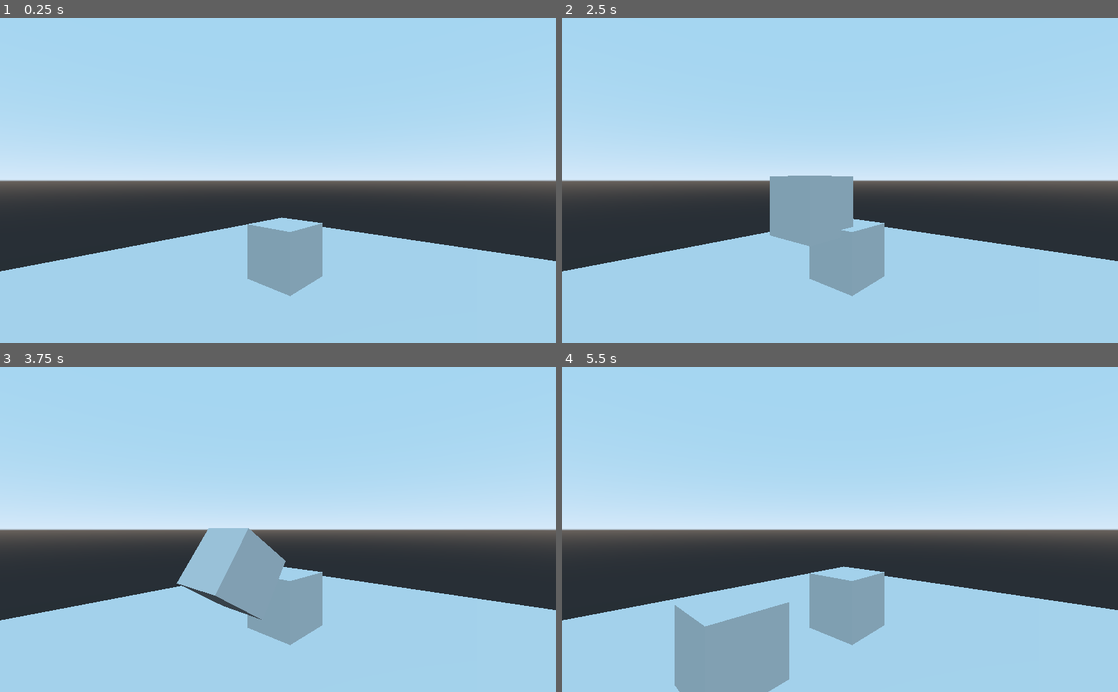
Above: before the commit, frames 1-4 (two rows, left to right).
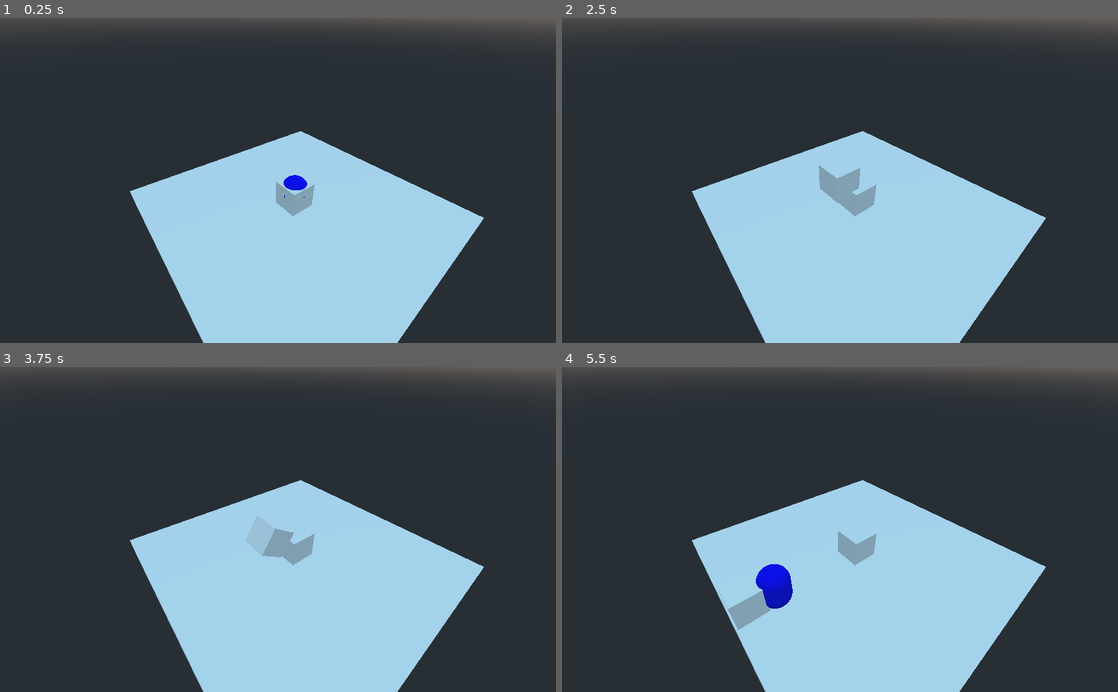
Above: after the commit, the same moments.

Repository: LankyWhisper624/GMTK-Game-Jam-2021
Game: Godot game, scene res://test.tscn
The game is run twice, just before and just after one commit, with the same random seed, the same clock (stepped at 60 frames per second) and the same inputs.
Inputs:
- Up to frame 1 (0.25 s): no input
- Up to frame 2 (2.5 s): tap Enter at 0.5 s; hold D (move_right, bound only after the commit) 0.53-1.28 s; hold S (move_backward, bound only after the commit) 1.28-2.03 s; hold D (move_right, bound only after the commit) from 2.03 s (still down)
- Up to frame 3 (3.75 s): release D (move_right, bound only after the commit) at 2.78 s; hold W (move_forward, bound only after the commit) 2.78-3.53 s; hold A (move_left, bound only after the commit) from 3.53 s (still down)
- Up to frame 4 (5.5 s): release A (move_left, bound only after the commit) at 5.03 s; hold S (move_backward, bound only after the commit) from 5.03 s (still down)

The runs differ from the first frame. In frame 1, 78% of the frame differs, in the area x 0-100%, y 0-100%; in frame 2, 78%; in frame 3, 77%; in frame 4, 80%.

Commit message:
Added a moving player.
A moving player is added.

Diff:
--- /dev/null
+++ b/Camera.gd
@@ -0,0 +1,16 @@
+extends Camera
+
+
+# Declare member variables here. Examples:
+# var a = 2
+# var b = "text"
+
+
+# Called when the node enters the scene tree for the first time.
+func _ready():
+	pass # Replace with function body.
+
+
+# Called every frame. 'delta' is the elapsed time since the previous frame.
+func _process(delta):
+	pass
--- /dev/null
+++ b/blue_player.tres
@@ -0,0 +1,4 @@
+[gd_resource type="SpatialMaterial" format=2]
+
+[resource]
+albedo_color = Color( 0, 0, 1, 1 )
--- /dev/null
+++ b/player.gd
@@ -0,0 +1,28 @@
+extends Spatial
+
+var speed = 0.25
+
+
+# Called when the node enters the scene tree for the first time.
+func _process(delta):
+	var velocity = Vector3.ZERO
+	if Input.is_action_pressed("move_left"):
+		velocity.z += 1;
+	if Input.is_action_pressed("move_right"):
+		velocity.z -= 1;
+	if Input.is_action_pressed("move_forward"):
+		velocity.x -= 1;
+	if Input.is_action_pressed("move_backward"):
+		velocity.x += 1;
+	if Input.is_action_pressed("move_up"):
+		velocity.y += 1;
+	if Input.is_action_pressed("move_down"):
+		velocity.y -= 1;
+	if velocity.length() > 0:
+		velocity = velocity.normalized() * speed;
+
+	translate(velocity)
+
+# Called every frame. 'delta' is the elapsed time since the previous frame.
+#func _process(delta):
+#	pass
--- /dev/null
+++ b/player.tscn
@@ -0,0 +1,20 @@
+[gd_scene load_steps=4 format=2]
+
+[ext_resource path="res://blue_player.tres" type="Material" id=1]
+
+[sub_resource type="CapsuleShape" id=1]
+
+[sub_resource type="CapsuleMesh" id=2]
+
+[node name="Spatial" type="Spatial"]
+
+[node name="KinematicBody" type="KinematicBody" parent="."]
+
+[node name="CollisionShape" type="CollisionShape" parent="KinematicBody"]
+transform = Transform( 1, 0, 0, 0, -4.37114e-08, -1, 0, 1, -4.37114e-08, 0, 0, 0 )
+shape = SubResource( 1 )
+
+[node name="CSGMesh" type="CSGMesh" parent="KinematicBody"]
+transform = Transform( 1, 0, 0, 0, -4.37114e-08, -1, 0, 1, -4.37114e-08, 0, 0, 0 )
+mesh = SubResource( 2 )
+material = ExtResource( 1 )
--- a/project.godot
+++ b/project.godot
@@ -14,6 +14,39 @@
 run/main_scene="res://test.tscn"
 config/icon="res://icon.png"
 
+[input]
+
+move_right={
+"deadzone": 0.5,
+"events": [ Object(InputEventKey,"resource_local_to_scene":false,"resource_name":"","device":0,"alt":false,"shift":false,"control":false,"meta":false,"command":false,"pressed":false,"scancode":68,"unicode":0,"echo":false,"script":null)
+ ]
+}
+move_left={
+"deadzone": 0.5,
+"events": [ Object(InputEventKey,"resource_local_to_scene":false,"resource_name":"","device":0,"alt":false,"shift":false,"control":false,"meta":false,"command":false,"pressed":false,"scancode":65,"unicode":0,"echo":false,"script":null)
+ ]
+}
+move_forward={
+"deadzone": 0.5,
+"events": [ Object(InputEventKey,"resource_local_to_scene":false,"resource_name":"","device":0,"alt":false,"shift":false,"control":false,"meta":false,"command":false,"pressed":false,"scancode":87,"unicode":0,"echo":false,"script":null)
+ ]
+}
+move_backward={
+"deadzone": 0.5,
+"events": [ Object(InputEventKey,"resource_local_to_scene":false,"resource_name":"","device":0,"alt":false,"shift":false,"control":false,"meta":false,"command":false,"pressed":false,"scancode":83,"unicode":0,"echo":false,"script":null)
+ ]
+}
+move_up={
+"deadzone": 0.5,
+"events": [ Object(InputEventKey,"resource_local_to_scene":false,"resource_name":"","device":0,"alt":false,"shift":false,"control":false,"meta":false,"command":false,"pressed":false,"scancode":69,"unicode":0,"echo":false,"script":null)
+ ]
+}
+move_down={
+"deadzone": 0.5,
+"events": [ Object(InputEventKey,"resource_local_to_scene":false,"resource_name":"","device":0,"alt":false,"shift":false,"control":false,"meta":false,"command":false,"pressed":false,"scancode":81,"unicode":0,"echo":false,"script":null)
+ ]
+}
+
 [physics]
 
 common/enable_pause_aware_picking=true
--- a/test.tscn
+++ b/test.tscn
@@ -1,4 +1,8 @@
-[gd_scene load_steps=11 format=2]
+[gd_scene load_steps=14 format=2]
+
+[ext_resource path="res://player.tscn" type="PackedScene" id=1]
+[ext_resource path="res://player.gd" type="Script" id=2]
+[ext_resource path="res://Camera.gd" type="Script" id=3]
 
 [sub_resource type="PhysicsMaterial" id=3]
 
@@ -46,7 +50,8 @@
 material = SubResource( 7 )
 
 [node name="Camera" type="Camera" parent="."]
-transform = Transform( -0.651423, 0, 0.758714, 0, 1, 0, -0.758714, 0, -0.651423, 6.74572, 2.6113, -5.43327 )
+transform = Transform( -0.772545, -0.365376, 0.519302, 0.0132902, 0.808366, 0.588531, -0.634821, 0.461568, -0.619643, 9.76665, 11.1825, -9.68012 )
+script = ExtResource( 3 )
 
 [node name="StaticBody2" type="StaticBody" parent="."]
 
@@ -57,3 +62,6 @@
 [node name="CollisionShape" type="CollisionShape" parent="StaticBody2"]
 transform = Transform( 10, 0, 0, 0, 1, 0, 0, 0, 10, -0.413124, -2.26694, 0 )
 shape = SubResource( 9 )
+
+[node name="Spatial" parent="." instance=ExtResource( 1 )]
+script = ExtResource( 2 )
